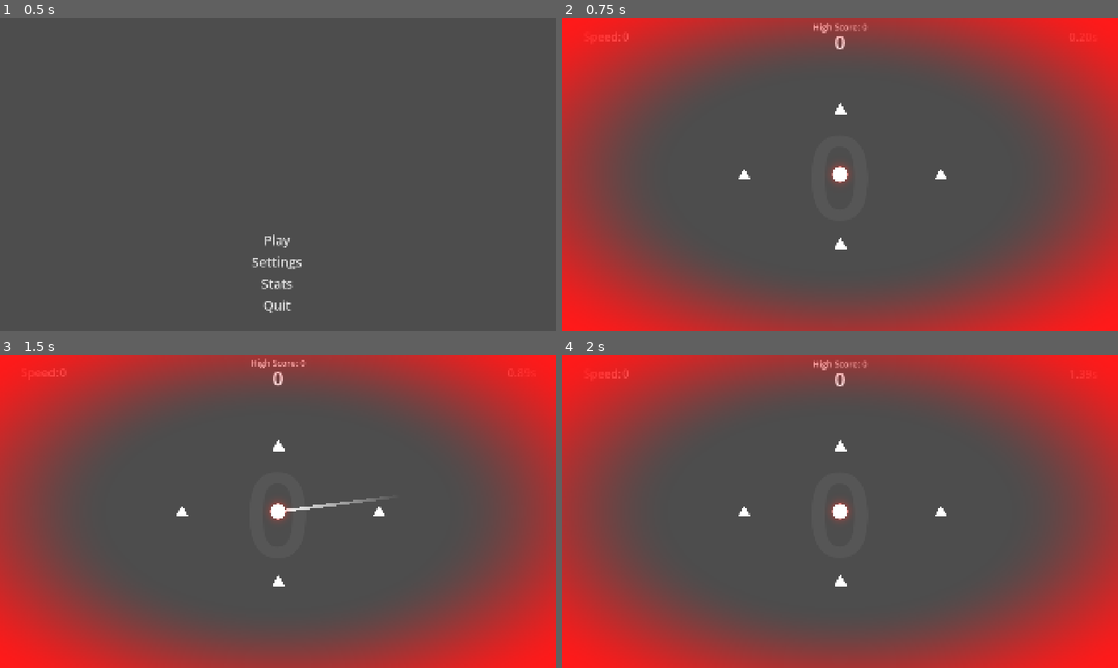
Above: before the commit, frames 1-4 (two rows, left to right).
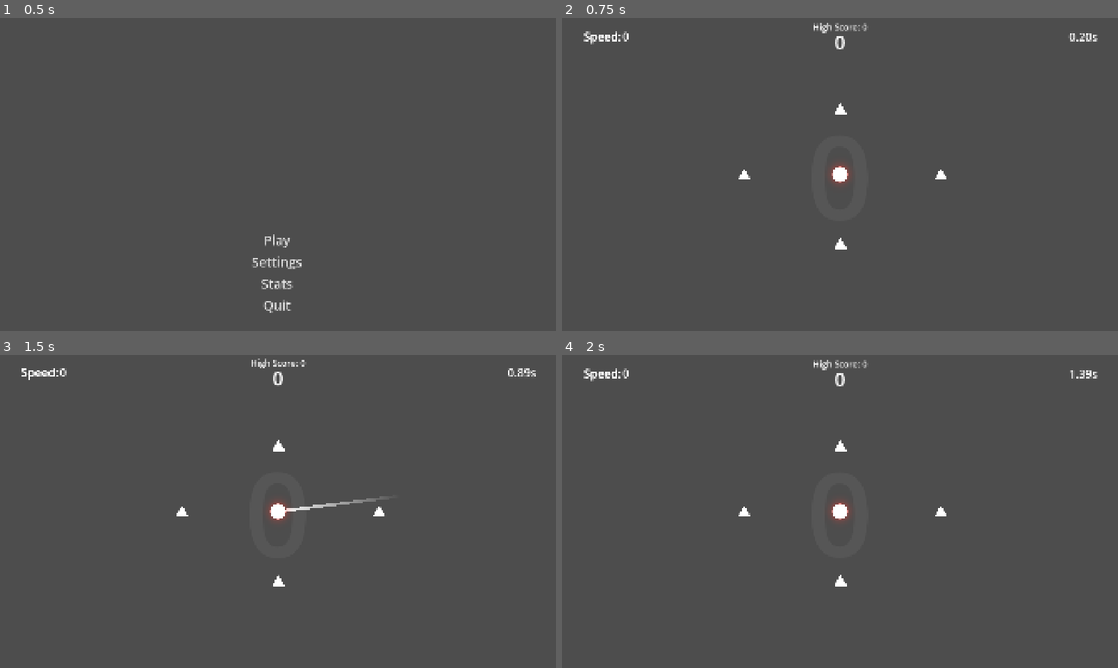
Above: after the commit, the same moments.

Repository: Yumei1010/Ball
Game: Godot game, scene res://Scene/main_menu.tscn
Same seed, same stepped clock (60 frames per second), same inputs: the game is played once before the commit and once after it.
Inputs (mouse positions are in pixels of both pictures, inside the frame that each line leads up to):
- Up to frame 1 (0.5 s): no input
- Up to frame 2 (0.75 s): click "Play" at 0.5 s
- Up to frame 3 (1.5 s): move the mouse to (400, 495) at 1.27 s; hold Right (ui_right) from 1.28 s (still down); click (400, 495) at 1.42 s
- Up to frame 4 (2 s): keep holding Right (ui_right)

Frame 1 is identical in both runs. In frame 2, 51% of the frame differs, in the area x 0-100%, y 0-100%; in frame 3, 51%; in frame 4, 51%.

Commit message:
fix: 移除屏幕边缘 DangerFlash 红色泛光特效
Co-Authored-By: Claude Opus 4.7 <noreply@anthropic.com>

Diff:
--- a/assets/icon.svg
+++ /dev/null
@@ -1 +0,0 @@
-<svg xmlns="http://www.w3.org/2000/svg" width="128" height="128"><rect width="124" height="124" x="2" y="2" fill="#363d52" stroke="#212532" stroke-width="4" rx="14"/><g fill="#fff" transform="translate(12.322 12.322)scale(.101)"><path d="M105 673v33q407 354 814 0v-33z"/><path fill="#478cbf" d="m105 673 152 14q12 1 15 14l4 67 132 10 8-61q2-11 15-15h162q13 4 15 15l8 61 132-10 4-67q3-13 15-14l152-14V427q30-39 56-81-35-59-83-108-43 20-82 47-40-37-88-64 7-51 8-102-59-28-123-42-26 43-46 89-49-7-98 0-20-46-46-89-64 14-123 42 1 51 8 102-48 27-88 64-39-27-82-47-48 49-83 108 26 42 56 81zm0 33v39c0 276 813 276 814 0v-39l-134 12-5 69q-2 10-14 13l-162 11q-12 0-16-11l-10-65H446l-10 65q-4 11-16 11l-162-11q-12-3-14-13l-5-69z"/><path d="M483 600c0 34 58 34 58 0v-86c0-34-58-34-58 0z"/><circle cx="725" cy="526" r="90"/><circle cx="299" cy="526" r="90"/></g><g fill="#414042" transform="translate(12.322 12.322)scale(.101)"><circle cx="307" cy="532" r="60"/><circle cx="717" cy="532" r="60"/></g></svg>
--- a/game/UI/game_ui.tscn
+++ b/game/UI/game_ui.tscn
@@ -4,11 +4,6 @@
 [ext_resource type="PackedScene" uid="uid://b2w2xgarrueib" path="res://game/UI/energy_bar1.tscn" id="2_igryo"]
 [ext_resource type="PackedScene" uid="uid://b1ocj2ah3u560" path="res://game/UI/energy_bar2.tscn" id="3_x2aio"]
 [ext_resource type="PackedScene" uid="uid://bmhu42hm1acrr" path="res://game/UI/energy_bar3.tscn" id="4_hedtu"]
-[ext_resource type="Shader" uid="uid://b8je5gaxvluwm" path="res://Script/shader/DangerFlash.gdshader" id="28_53mlu"]
-
-[sub_resource type="ShaderMaterial" id="ShaderMaterial_74uo5"]
-shader = ExtResource("28_53mlu")
-shader_parameter/flash_color = Color(1, 0.1, 0.1, 1)
 
 [node name="GameUI" type="Control" unique_id=1595452720]
 process_mode = 1
@@ -144,10 +139,3 @@
 theme_override_font_sizes/font_size = 65
 text = "0"
 horizontal_alignment = 1
-
-[node name="DangerFlash" type="ColorRect" parent="." unique_id=435327450]
-material = SubResource("ShaderMaterial_74uo5")
-layout_mode = 0
-offset_right = 1920.0
-offset_bottom = 1080.0
-mouse_filter = 2
Not shown, removed: assets/icon.svg.import
